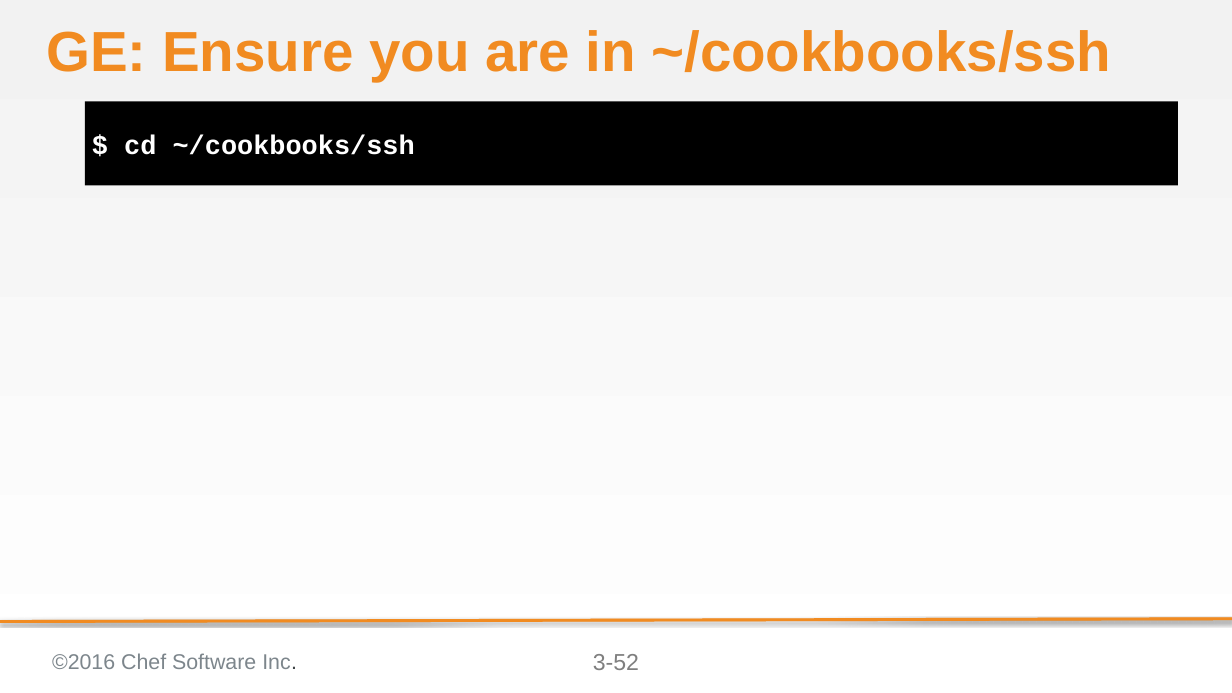
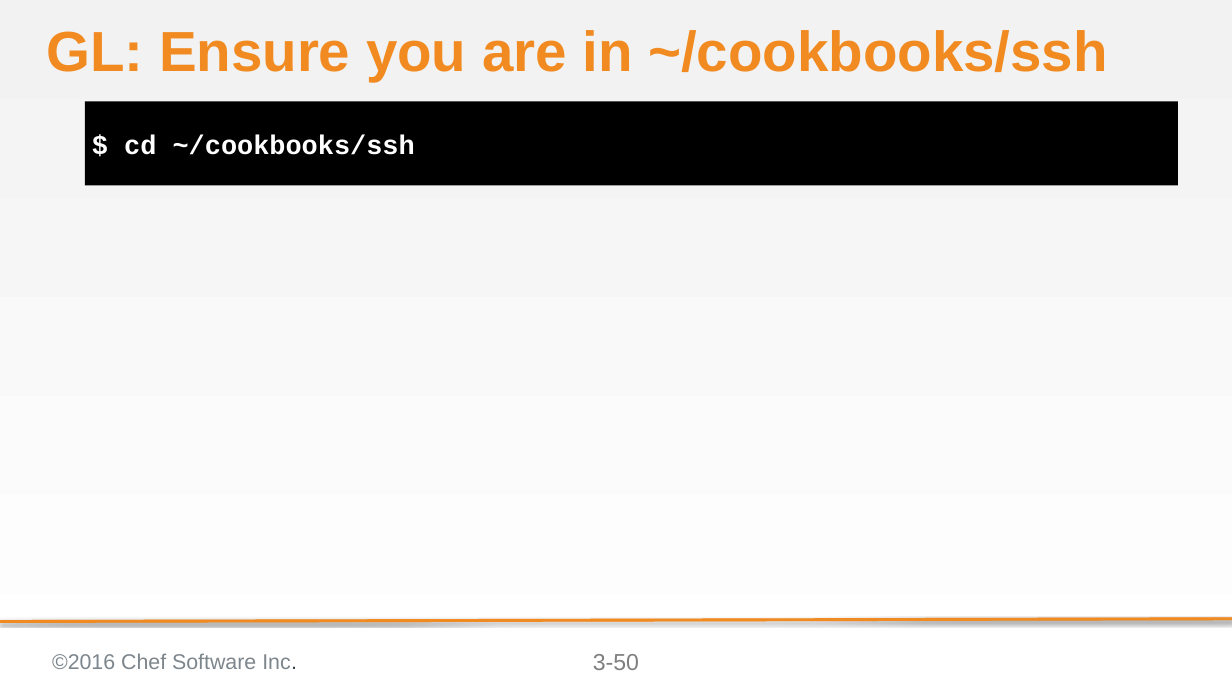
Before and after one commit to bchamby/chef-compliance-installation-configuration-operation, a slide deck: slide 50 of 03-initial-configuration-scans.pptx (slide 52 before the commit). Drawn at 1232x693 pixels with LibreOffice and Linux fonts; fonts in the diff are those of the drawing; background and template pictures are left out. Boxes give left, top, right and bottom in pixels: in the first picture for what was removed or moved away, otherwise in the second. Text is boxed around its words. In the diff, an @@ line names an element or a change of style, - is before the commit and + after.

```diff
--- a/03-initial-configuration-scans.pptx
+++ b/03-initial-configuration-scans.pptx
@@ title at [46, 30, 1108, 82]: text changed @@
-GE: Ensure you are in ~/cookbooks/ssh
+GL: Ensure you are in ~/cookbooks/ssh
@@ page number at [593, 654, 639, 670]: text changed @@
-3-52
+3-50
```
Also in this commit, not shown: 40 other slides changed, 3 slides removed, 2 other files.
